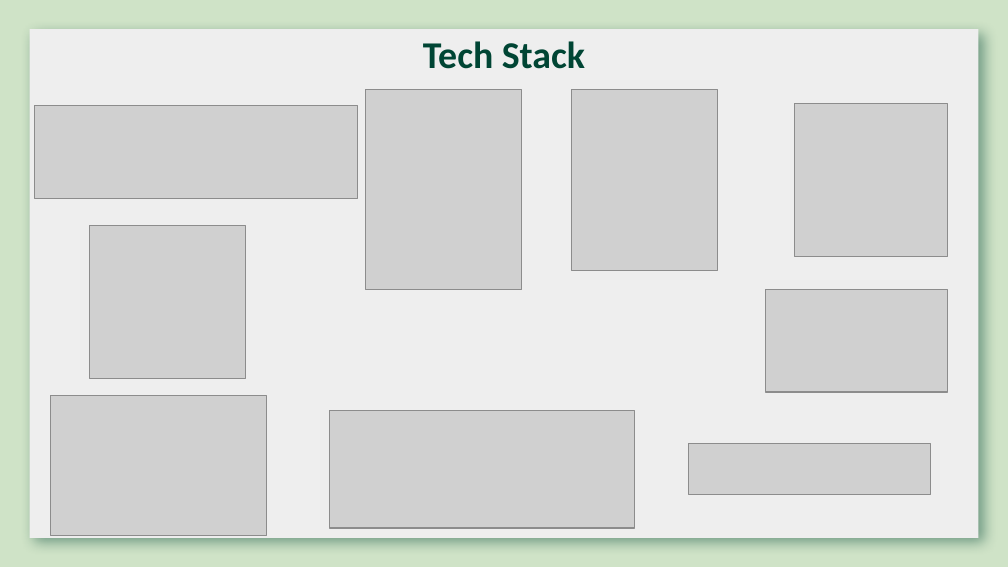
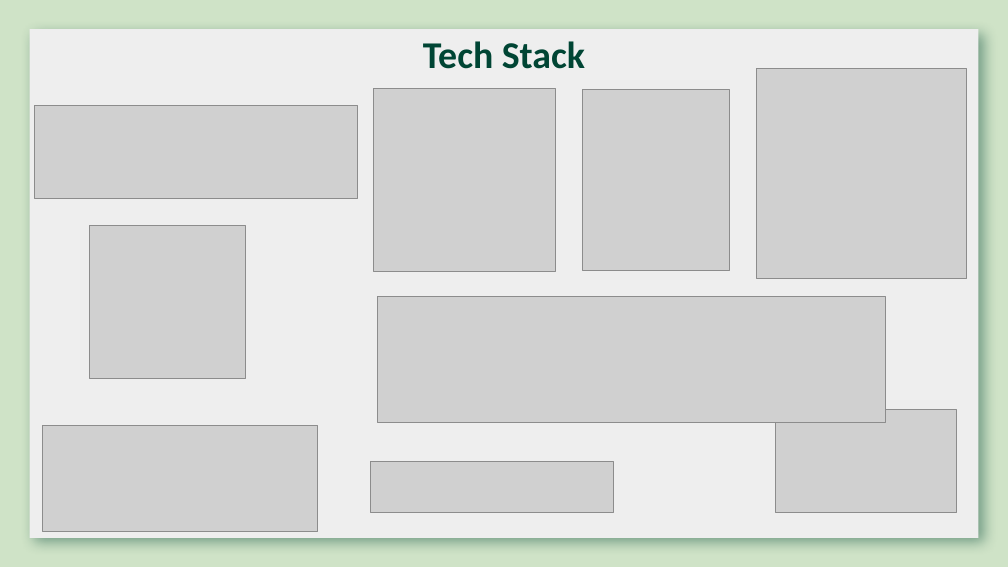
Before and after one commit to lydra4/Horses-or-Humans, a slide deck: slide 3 of slides/Horses or Humans.pptx. Drawn at 1008x567 pixels with LibreOffice and Linux fonts; fonts in the diff are those of the drawing; grey boxes stand for pictures; background and template pictures are left out. Boxes give left, top, right and bottom in pixels: in the first picture for what was removed or moved away, otherwise in the second. Text is boxed around its words. In the diff, an @@ line names an element or a change of style, - is before the commit and + after.

```diff
--- a/slides/Horses or Humans.pptx
+++ b/slides/Horses or Humans.pptx
@@ rectangle at box(29, 29, 978, 538): shadow changed @@
@@ picture: place and size @@
-picture at box(366, 90, 522, 289)
+picture at box(374, 89, 555, 272)
@@ picture: place and size @@
-picture at box(794, 104, 948, 257)
+picture at box(757, 69, 968, 279)
@@ picture: place and size @@
-picture at box(572, 90, 718, 270)
+picture at box(583, 90, 729, 270)
@@ picture added at box(377, 296, 885, 421) @@
@@ picture removed at box(50, 395, 266, 535) @@
@@ picture: place and size @@
-picture at box(766, 290, 948, 392)
+picture at box(775, 410, 957, 512)
@@ picture: place and size @@
-picture at box(329, 410, 634, 528)
+picture at box(42, 425, 318, 531)
@@ picture: place and size @@
-picture at box(688, 444, 930, 494)
+picture at box(371, 462, 613, 512)
```
Also in this commit, not shown: 2 other slides changed, 11 slides added, 22 slides removed.
